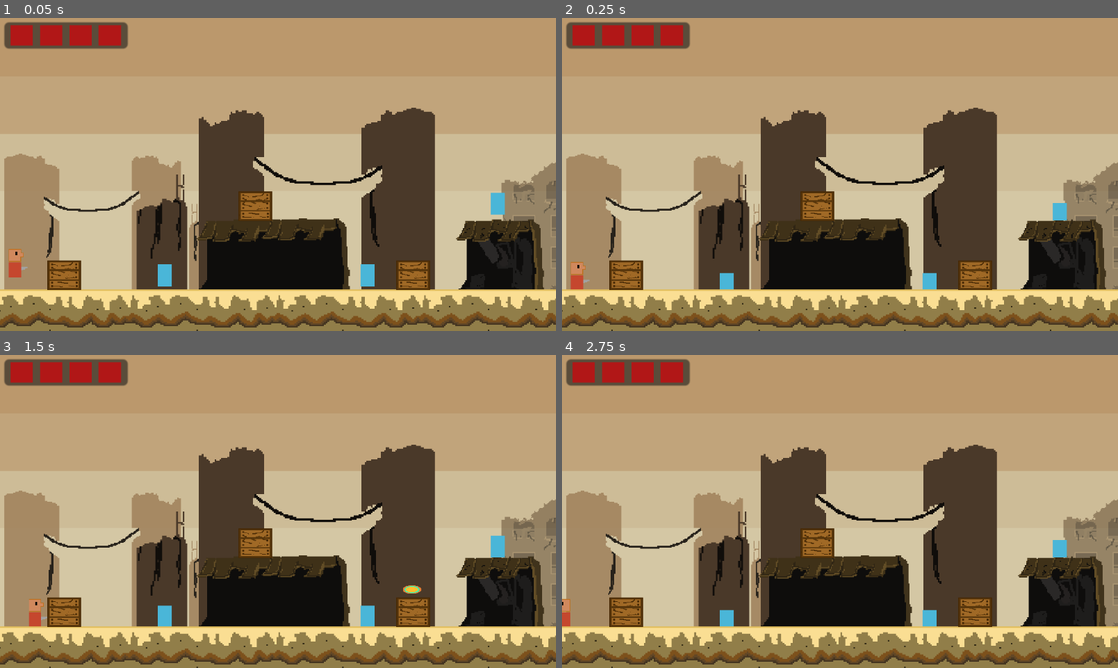
Above: before the commit, frames 1-4 (two rows, left to right).
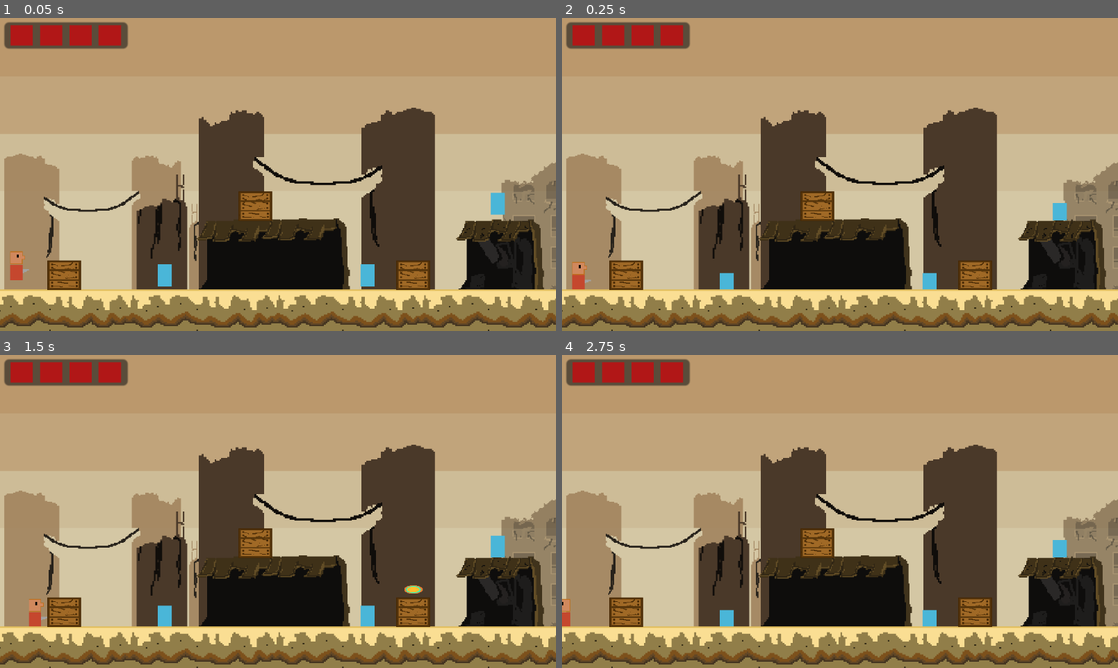
Above: after the commit, the same moments.

Repository: andresitogaaa/PrototipoFIREPUNCH
Game: Godot game, scene res://LEVELS/level_1.tscn
The game is run twice, just before and just after one commit, with the same random seed, the same clock (stepped at 60 frames per second) and the same inputs.
Inputs:
- Up to frame 1 (0.05 s): no input
- Up to frame 2 (0.25 s): no input
- Up to frame 3 (1.5 s): tap Enter (ui_accept) at 0.5, 0.77 s; hold Right (ui_right) from 0.53 s (still down); tap Z (atacar) at 0.6, 1.35 s
- Up to frame 4 (2.75 s): tap Enter (ui_accept) at 1.52 s; release Right (ui_right) at 2.03 s; hold Left (ui_left) from 2.03 s (still down); tap Z (atacar) at 2.1 s

The runs differ from the first frame. In frame 1, 0.2% of the frame differs, in the area x 1-6%, y 73-84%; in frame 2, less than 0.1%; in frame 3, less than 0.1%; in frame 4, nothing differs.

Commit message:
LIFEBAR Y camera panning

Diff:
--- a/Nueva carpeta/PROTOTIPO JUEGO 2D/ESCENAS/ENEMIGO.gd
+++ b/Nueva carpeta/PROTOTIPO JUEGO 2D/ESCENAS/ENEMIGO.gd
@@ -12,12 +12,13 @@
 
 
 func _on_area_2d_body_entered(body):
-	if (body.name == "CharacterBody2D"):
+	if body.is_in_group("jugador"):
 		var y_delta = position.y - body.position.y
 		if (y_delta > 30):
 			print("Destroy enemy")
 		else:
 			print("Decrease player health")
+			Global.Player_life -= 1
 
 func get_damage(damage):
 	queue_free()
--- a/Nueva carpeta/PROTOTIPO JUEGO 2D/ESCENAS/enemy.tscn
+++ b/Nueva carpeta/PROTOTIPO JUEGO 2D/ESCENAS/enemy.tscn
@@ -72,3 +72,5 @@
 [node name="CollisionShape2D" type="CollisionShape2D" parent="Area2D"]
 position = Vector2(0, 0.125)
 shape = SubResource("RectangleShape2D_14eg5")
+
+[connection signal="body_entered" from="Area2D" to="." method="_on_area_2d_body_entered"]
--- /dev/null
+++ b/Nueva carpeta/PROTOTIPO JUEGO 2D/LEVELS/level_1.gd
@@ -0,0 +1,37 @@
+extends Node2D
+
+
+
+
+func _process(delta):
+	if Global.Player_life == 3:
+		$UI/Lifebar/HBoxContainer/Vida4.hide()
+	elif Global.Player_life == 2:
+		$UI/Lifebar/HBoxContainer/Vida3.hide()
+	elif Global.Player_life == 1:
+		$UI/Lifebar/HBoxContainer/Vida2.hide()
+	elif Global.Player_life == 0:
+		$UI/Lifebar/HBoxContainer/Vida.hide()
+
+
+func _on_paneo_camara_boss_body_entered(body):
+	if body.is_in_group("jugador"):
+		Global.panning_camera = true
+
+
+
+func _on_paneo_camara_boss_body_exited(body):
+	if body.is_in_group("jugador"):
+		Global.panning_camera = false
+
+
+func _on_area_edificio_body_entered(body):
+	if body.is_in_group("jugador"):
+		$Edificios/Edificiofuera.hide()
+		$Player.z_index = 1
+
+
+func _on_area_edificio_body_exited(body):
+	if body.is_in_group("jugador"):
+		$Edificios/Edificiofuera.show()
+		$Player.z_index = 0
--- a/Nueva carpeta/PROTOTIPO JUEGO 2D/LEVELS/level_1.tscn
+++ b/Nueva carpeta/PROTOTIPO JUEGO 2D/LEVELS/level_1.tscn
@@ -1,6 +1,7 @@
-[gd_scene load_steps=19 format=3 uid="uid://bcs0yxvg5jif7"]
+[gd_scene load_steps=25 format=3 uid="uid://bcs0yxvg5jif7"]
 
 [ext_resource type="Texture2D" uid="uid://dorus13serxf6" path="res://fondo/background2.png" id="1_b28t0"]
+[ext_resource type="Script" path="res://LEVELS/level_1.gd" id="1_nw5by"]
 [ext_resource type="PackedScene" uid="uid://bknc3gcysyx8e" path="res://player.tscn" id="1_rk528"]
 [ext_resource type="Texture2D" uid="uid://djhoto6c4423v" path="res://Spritesbase/edificios destruidosver3.png" id="2_44yxh"]
 [ext_resource type="Texture2D" uid="uid://vjo6uwqtgqll" path="res://Spritesbase/Spriteambiente/Prototipo_casa.png" id="2_t5j21"]
@@ -12,16 +13,24 @@
 [ext_resource type="PackedScene" uid="uid://dqhk1un4tek58" path="res://ESCENAS/enemy.tscn" id="6_rst54"]
 [ext_resource type="Texture2D" uid="uid://cxk6101l1qn5i" path="res://Spritesbase/Spriteambiente/caja.png" id="7_g544p"]
 [ext_resource type="Texture2D" uid="uid://dwccao2gg4t6u" path="res://Spritesbase/Life_bar.png" id="9_af6o5"]
+[ext_resource type="Texture2D" uid="uid://dqdjb18vlerlf" path="res://Spritesbase/Spriteambiente/Apartamento dentro.png" id="10_dpshu"]
+[ext_resource type="Texture2D" uid="uid://d0bxq1yl33wlh" path="res://Spritesbase/Spriteambiente/Entradaboss.png" id="11_n68yg"]
 
 [sub_resource type="RectangleShape2D" id="RectangleShape2D_d3g67"]
 size = Vector2(56, 8)
 
+[sub_resource type="PhysicsMaterial" id="PhysicsMaterial_2m1g4"]
+rough = true
+
 [sub_resource type="RectangleShape2D" id="RectangleShape2D_m0e5r"]
-size = Vector2(116.878, 4.81859)
+size = Vector2(116.878, 5.97017)
 
 [sub_resource type="RectangleShape2D" id="RectangleShape2D_nte0h"]
 size = Vector2(112.53, 126.657)
 
+[sub_resource type="RectangleShape2D" id="RectangleShape2D_vqs2l"]
+size = Vector2(83.2413, 43.7541)
+
 [sub_resource type="RectangleShape2D" id="RectangleShape2D_7m0lw"]
 size = Vector2(48, 16)
 
@@ -31,8 +40,12 @@
 [sub_resource type="RectangleShape2D" id="RectangleShape2D_gee31"]
 size = Vector2(15, 232)
 
+[sub_resource type="RectangleShape2D" id="RectangleShape2D_htmkr"]
+size = Vector2(21, 171.375)
+
 [node name="level_1" type="Node2D"]
 position = Vector2(1, 0)
+script = ExtResource("1_nw5by")
 
 [node name="GameManager" type="Node2D" parent="."]
 
@@ -41,27 +54,27 @@
 scale = Vector2(14.184, 3.6232)
 
 [node name="Sprite2D2" type="Sprite2D" parent="Fondo"]
-position = Vector2(10.2791, 0)
-scale = Vector2(1.22842, 1)
+position = Vector2(32.4873, 0)
+scale = Vector2(1.72194, 1)
 texture = ExtResource("1_b28t0")
 
 [node name="Sprite2D3" type="Sprite2D" parent="Fondo"]
 modulate = Color(0.843137, 0.690196, 0.545098, 0.243137)
 self_modulate = Color(0.843137, 0.690196, 0.545098, 0.47451)
-position = Vector2(10.2846, -17.1465)
-scale = Vector2(1.2283, 0.774999)
+position = Vector2(32.4928, -17.1465)
+scale = Vector2(1.72182, 0.774999)
 texture = ExtResource("1_b28t0")
 
 [node name="Sprite2D4" type="Sprite2D" parent="Fondo"]
 modulate = Color(0.843137, 0.690196, 0.545098, 0.47451)
-position = Vector2(10.2846, -29.2904)
-scale = Vector2(1.2283, 0.774999)
+position = Vector2(32.4928, -29.2904)
+scale = Vector2(1.72182, 0.774999)
 texture = ExtResource("1_b28t0")
 
 [node name="Sprite2D5" type="Sprite2D" parent="Fondo"]
 modulate = Color(0.843137, 0.690196, 0.545098, 0.47451)
-position = Vector2(10.3199, -41.4344)
-scale = Vector2(1.22909, 0.774999)
+position = Vector2(32.4927, -41.4344)
+scale = Vector2(1.72182, 0.774999)
 texture = ExtResource("1_b28t0")
 
 [node name="Edificios4" type="Sprite2D" parent="Fondo"]
@@ -165,7 +178,7 @@
 one_way_collision = true
 
 [node name="Player" parent="." instance=ExtResource("1_rk528")]
-position = Vector2(15, 170)
+position = Vector2(16, 172)
 jump_force = 380
 
 [node name="Enemigos" type="Node2D" parent="."]
@@ -183,25 +196,52 @@
 position = Vector2(743, 36)
 scale = Vector2(1.94615, 1.73698)
 
+[node name="Edificiodentro" type="Sprite2D" parent="Edificios"]
+position = Vector2(-1.4782e-05, 0)
+scale = Vector2(1, 1)
+texture = ExtResource("10_dpshu")
+
 [node name="Edificiofuera" type="Sprite2D" parent="Edificios"]
 modulate = Color(0.870588, 0.866667, 0.862745, 1)
 texture = ExtResource("2_v2qe0")
 
-[node name="Area2D" type="Area2D" parent="Edificios"]
+[node name="Area2D" type="StaticBody2D" parent="Edificios"]
+physics_material_override = SubResource("PhysicsMaterial_2m1g4")
 
 [node name="CollisionShape2D" type="CollisionShape2D" parent="Edificios/Area2D"]
-position = Vector2(0.138275, 87.0391)
+position = Vector2(0.138275, 86.4633)
+scale = Vector2(1, 1)
 shape = SubResource("RectangleShape2D_m0e5r")
 
 [node name="CollisionShape2D2" type="CollisionShape2D" parent="Edificios/Area2D"]
 position = Vector2(0.256927, -23.6042)
 shape = SubResource("RectangleShape2D_nte0h")
 
+[node name="AreaEdificio" type="Area2D" parent="Edificios"]
+
+[node name="CollisionShape2D" type="CollisionShape2D" parent="Edificios/AreaEdificio"]
+position = Vector2(1.02768, 61.6012)
+scale = Vector2(1, 1)
+shape = SubResource("RectangleShape2D_vqs2l")
+debug_color = Color(0.286275, 0.121569, 0.184314, 0.419608)
+
 [node name="Sprite2D" type="Sprite2D" parent="."]
 modulate = Color(0.0980392, 0.0980392, 0.0980392, 0.160784)
-position = Vector2(753, 46.375)
-scale = Vector2(17.6333, 6.73551)
+position = Vector2(1053.25, 46.375)
+scale = Vector2(24.3055, 6.73551)
 texture = ExtResource("1_b28t0")
+metadata/_edit_lock_ = true
+
+[node name="EscenarioBoss" type="Sprite2D" parent="."]
+position = Vector2(1522.74, 113)
+scale = Vector2(0.847368, 0.847368)
+texture = ExtResource("11_n68yg")
+
+[node name="EscenarioBoss2" type="Sprite2D" parent="."]
+position = Vector2(1920, 113)
+scale = Vector2(0.847368, 0.847368)
+texture = ExtResource("11_n68yg")
+flip_h = true
 
 [node name="Piso" type="Node2D" parent="."]
 position = Vector2(-58, 113)
@@ -414,6 +454,104 @@
 region_rect = Rect2(0, 0, 90, 31)
 
 [node name="CollisionShape2D" type="CollisionShape2D" parent="Piso/Suelo_temporal_17"]
+position = Vector2(-28.0484, 60.25)
+shape = SubResource("RectangleShape2D_7m0lw")
+
+[node name="Suelo_temporal_18" type="StaticBody2D" parent="Piso"]
+position = Vector2(787.736, -16.0377)
+
+[node name="Sprite2D" type="Sprite2D" parent="Piso/Suelo_temporal_18"]
+position = Vector2(-28.0484, 60.25)
+scale = Vector2(0.532258, 0.532258)
+texture = ExtResource("2_uafuk")
+region_enabled = true
+region_rect = Rect2(0, 0, 90, 31)
+
+[node name="CollisionShape2D" type="CollisionShape2D" parent="Piso/Suelo_temporal_18"]
+position = Vector2(-28.0484, 60.25)
+shape = SubResource("RectangleShape2D_7m0lw")
+
+[node name="Suelo_temporal_19" type="StaticBody2D" parent="Piso"]
+position = Vector2(835.378, -16.0377)
+
+[node name="Sprite2D" type="Sprite2D" parent="Piso/Suelo_temporal_19"]
+position = Vector2(-28.0484, 60.25)
+scale = Vector2(0.532258, 0.532258)
+texture = ExtResource("2_uafuk")
+region_enabled = true
+region_rect = Rect2(0, 0, 90, 31)
+
+[node name="CollisionShape2D" type="CollisionShape2D" parent="Piso/Suelo_temporal_19"]
+position = Vector2(-28.0484, 60.25)
+shape = SubResource("RectangleShape2D_7m0lw")
+
+[node name="Suelo_temporal_20" type="StaticBody2D" parent="Piso"]
+position = Vector2(883.019, -16.0377)
+
+[node name="Sprite2D" type="Sprite2D" parent="Piso/Suelo_temporal_20"]
+position = Vector2(-28.0484, 60.25)
+scale = Vector2(0.532258, 0.532258)
+texture = ExtResource("2_uafuk")
+region_enabled = true
+region_rect = Rect2(0, 0, 90, 31)
+
+[node name="CollisionShape2D" type="CollisionShape2D" parent="Piso/Suelo_temporal_20"]
+position = Vector2(-28.0484, 60.25)
+shape = SubResource("RectangleShape2D_7m0lw")
+
+[node name="Suelo_temporal_21" type="StaticBody2D" parent="Piso"]
+position = Vector2(930.189, -16.0377)
+
+[node name="Sprite2D" type="Sprite2D" parent="Piso/Suelo_temporal_21"]
+position = Vector2(-28.0484, 60.25)
+scale = Vector2(0.532258, 0.532258)
+texture = ExtResource("2_uafuk")
+region_enabled = true
+region_rect = Rect2(0, 0, 90, 31)
+
+[node name="CollisionShape2D" type="CollisionShape2D" parent="Piso/Suelo_temporal_21"]
+position = Vector2(-28.0484, 60.25)
+shape = SubResource("RectangleShape2D_7m0lw")
+
+[node name="Suelo_temporal_22" type="StaticBody2D" parent="Piso"]
+position = Vector2(977.831, -16.0377)
+
+[node name="Sprite2D" type="Sprite2D" parent="Piso/Suelo_temporal_22"]
+position = Vector2(-28.0484, 60.25)
+scale = Vector2(0.532258, 0.532258)
+texture = ExtResource("2_uafuk")
+region_enabled = true
+region_rect = Rect2(0, 0, 90, 31)
+
+[node name="CollisionShape2D" type="CollisionShape2D" parent="Piso/Suelo_temporal_22"]
+position = Vector2(-28.0484, 60.25)
+shape = SubResource("RectangleShape2D_7m0lw")
+
+[node name="Suelo_temporal_23" type="StaticBody2D" parent="Piso"]
+position = Vector2(1025.47, -16.0377)
+
+[node name="Sprite2D" type="Sprite2D" parent="Piso/Suelo_temporal_23"]
+position = Vector2(-28.0484, 60.25)
+scale = Vector2(0.532258, 0.532258)
+texture = ExtResource("2_uafuk")
+region_enabled = true
+region_rect = Rect2(0, 0, 90, 31)
+
+[node name="CollisionShape2D" type="CollisionShape2D" parent="Piso/Suelo_temporal_23"]
+position = Vector2(-28.0484, 60.25)
+shape = SubResource("RectangleShape2D_7m0lw")
+
+[node name="Suelo_temporal_24" type="StaticBody2D" parent="Piso"]
+position = Vector2(1072.64, -16.0377)
+
+[node name="Sprite2D" type="Sprite2D" parent="Piso/Suelo_temporal_24"]
+position = Vector2(-28.0484, 60.25)
+scale = Vector2(0.532258, 0.532258)
+texture = ExtResource("2_uafuk")
+region_enabled = true
+region_rect = Rect2(0, 0, 90, 31)
+
+[node name="CollisionShape2D" type="CollisionShape2D" parent="Piso/Suelo_temporal_24"]
 position = Vector2(-28.0484, 60.25)
 shape = SubResource("RectangleShape2D_7m0lw")
 
@@ -526,3 +664,15 @@
 editor_draw_limits = true
 editor_draw_drag_margin = true
 script = ExtResource("4_3h5y3")
+
+[node name="PaneoCamaraBoss" type="Area2D" parent="."]
+
+[node name="CollisionShape2D" type="CollisionShape2D" parent="PaneoCamaraBoss"]
+position = Vector2(1517, 102.688)
+shape = SubResource("RectangleShape2D_htmkr")
+debug_color = Color(0.647059, 0.364706, 0.247059, 0.717647)
+
+[connection signal="body_entered" from="Edificios/AreaEdificio" to="." method="_on_area_edificio_body_entered"]
+[connection signal="body_exited" from="Edificios/AreaEdificio" to="." method="_on_area_edificio_body_exited"]
+[connection signal="body_entered" from="PaneoCamaraBoss" to="." method="_on_paneo_camara_boss_body_entered"]
+[connection signal="body_exited" from="PaneoCamaraBoss" to="." method="_on_paneo_camara_boss_body_exited"]
--- a/Nueva carpeta/PROTOTIPO JUEGO 2D/Scripts/CAMARA/Camera2D.gd
+++ b/Nueva carpeta/PROTOTIPO JUEGO 2D/Scripts/CAMARA/Camera2D.gd
@@ -11,11 +11,10 @@
 
 # Called every frame. 'delta' is the elapsed time since the previous frame.
 func _process(delta):
-	match camera:
-		camera_state.FOLLOW:
-			camera_follow()
-		camera_state.PANNING:
-			camera_panning()
+	if Global.panning_camera:
+		camera_panning()
+	else:
+		camera_follow()
 
 func camera_panning():
 	anchor_mode = Camera2D.ANCHOR_MODE_FIXED_TOP_LEFT
--- /dev/null
+++ b/Nueva carpeta/PROTOTIPO JUEGO 2D/Scripts/Global.gd
@@ -0,0 +1,6 @@
+extends Node
+
+
+var panning_camera: bool = false
+
+var Player_life: int = 4
--- a/Nueva carpeta/PROTOTIPO JUEGO 2D/project.godot
+++ b/Nueva carpeta/PROTOTIPO JUEGO 2D/project.godot
@@ -14,6 +14,10 @@
 run/main_scene="res://LEVELS/level_1.tscn"
 config/features=PackedStringArray("4.2", "Forward Plus")
 config/icon="res://icon.svg"
+
+[autoload]
+
+Global="*res://Scripts/Global.gd"
 
 [display]
 
Binary file added: Nueva carpeta/PROTOTIPO JUEGO 2D/Spritesbase/Spriteambiente/Apartamento dentro.png
Not shown, added: Nueva carpeta/PROTOTIPO JUEGO 2D/Spritesbase/Spriteambiente/Apartamento dentro.png.import
Binary file added: Nueva carpeta/PROTOTIPO JUEGO 2D/Spritesbase/Spriteambiente/Entradaboss.png
Not shown, added: Nueva carpeta/PROTOTIPO JUEGO 2D/Spritesbase/Spriteambiente/Entradaboss.png.import
